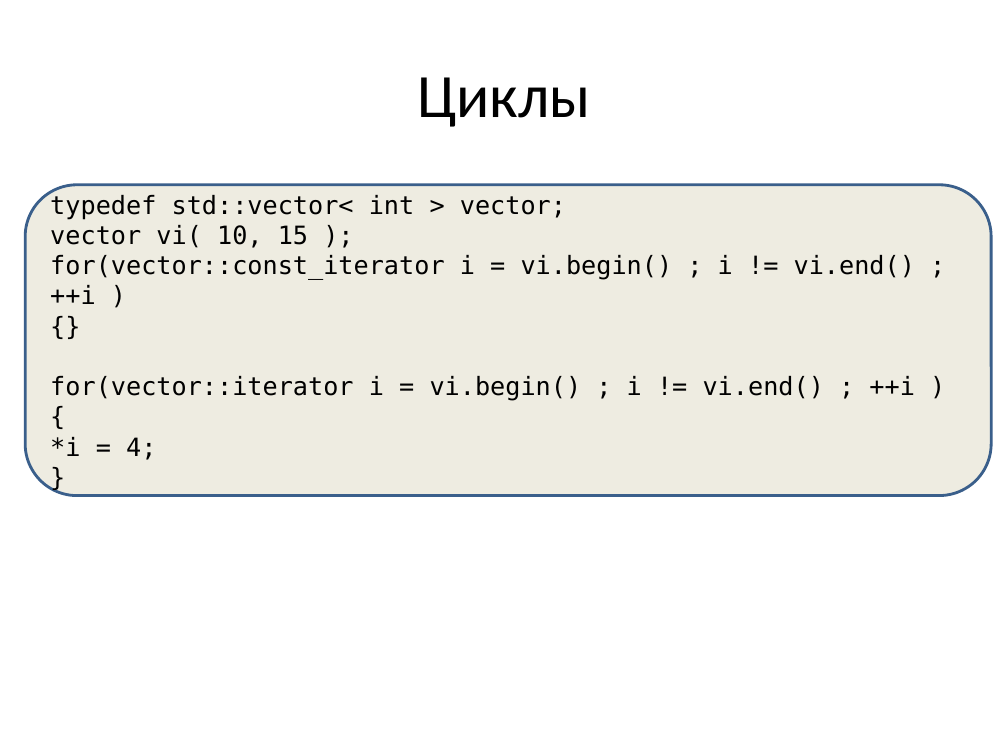
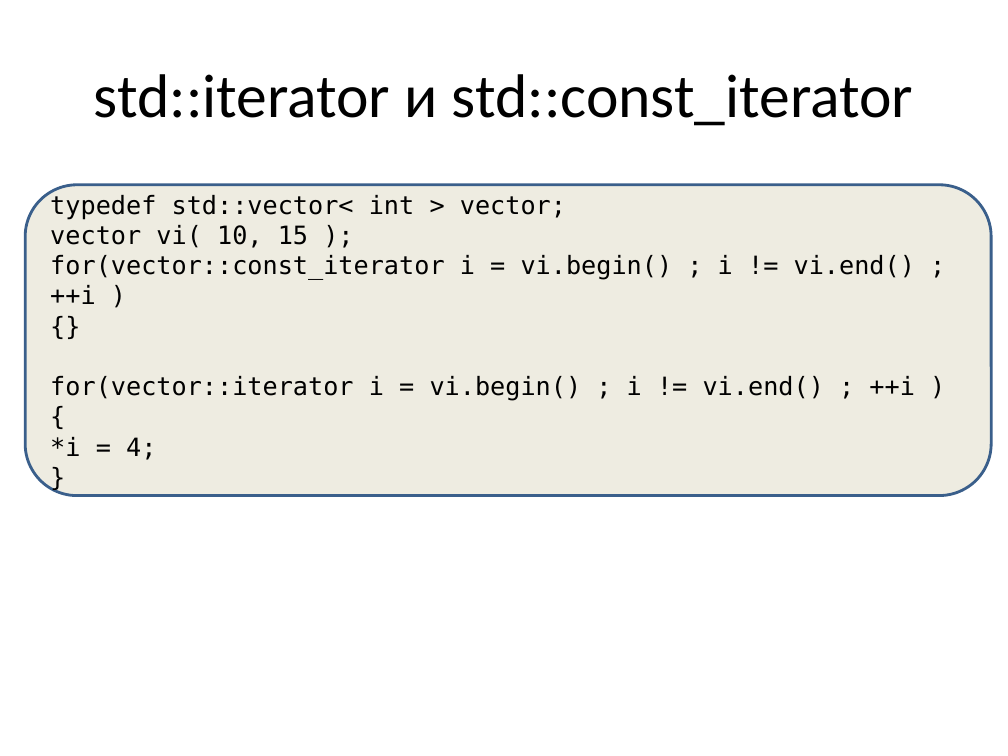
Before and after one commit to tscherkas/cpp_craft_1013, a slide deck: slide 12 of lections/cpp_craft_lec_1_part_2_v1_2.pptx. Drawn at 1008x756 pixels with LibreOffice and Linux fonts; fonts in the diff are those of the drawing. Boxes give left, top, right and bottom in pixels: in the first picture for what was removed or moved away, otherwise in the second. Text is boxed around its words. In the diff, an @@ line names an element or a change of style, - is before the commit and + after.

```diff
--- a/lections/cpp_craft_lec_1_part_2_v1_2.pptx
+++ b/lections/cpp_craft_lec_1_part_2_v1_2.pptx
@@ title at [94,74,913,126]: text changed @@
-Циклы
+std::iterator и std::const_iterator
```
Also in this commit, not shown: 3 other slides changed.
